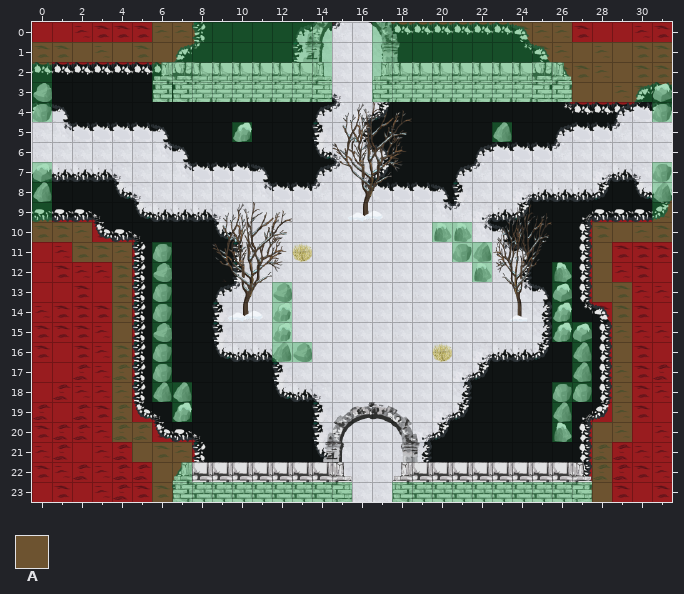
Two states of a Tiled map, levels_tmx/tmx/new_start.tmx. Above: the version before the commit.
Cells are 32x32 px. Shown: x 0..31, y 0..23.
Key: from "coll": A 0.
_ is an empty cell.
Layers that did not change in this view are not listed.
Layer "Collision" before, first column x 0:
 0 ______AAAAAAAAA__AAAAAAAAAA_____
 1 AAAAAAAAAAAAAAA__AAAAAAAAAAAAAAA
 2 A_____AAAAAAAAA__AAAAAAAAAAAAAAA
 3 A_____AAAAAAAAA__AAAAAAAAAAAAAAA
 4 A______________________________A
 5 __________A____________A________
 6 ________________________________
 7 A______________________________A
 8 A______________________________A
 9 A______________________________A
10 AAA_________________AA______AAAA
11 __AAA_A______________AA_____A___
12 ____A_A_______________A___A_A___
13 ____A_A_____A_____________A_AA__
14 ____A_A_____A_____________A__A__
15 ____A_A_____A_____________AA_A__
16 ____A_A_____AA_____________A_A__
17 ____A_A____________________A_A__
18 ____A_AA__________________AA_A__
19 ____A__A__________________A__A__
20 ____AA____________________A_AA__
21 _____AAA____________________A___
22 ______AA____________________A___
23 ______AAAAAAAAAA__AAAAAAAAAAA___
And afterwards:
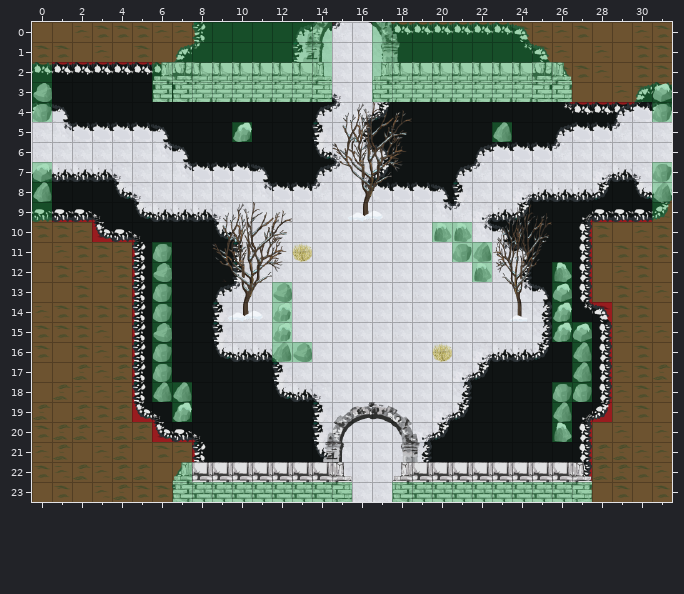
See-through tiles are keyed as they look on the map.
Changes in this commit:
Changed rows in their new state; . is an unchanged cell.
Layer "Collision":
first column x 0:
 0 AAAAAA.....................AAAAA
first column x 0:
11 AA...........................AAA
12 AAAA.........................AAA
13 AAAA..........................AA
14 AAAA..........................AA
15 AAAA..........................AA
16 AAAA..........................AA
17 AAAA..........................AA
18 AAAA..........................AA
19 AAAA..........................AA
20 AAAA..........................AA
21 AAAAA........................AAA
22 AAAAAA.......................AAA
23 AAAAAA.......................AAA
Changed places in both pictures, as pixel boxes (x1, y1, x2, y2):
added: (32, 22, 152, 42)
added: (572, 22, 672, 42)
added: (32, 242, 152, 502)
added: (612, 242, 672, 502)
